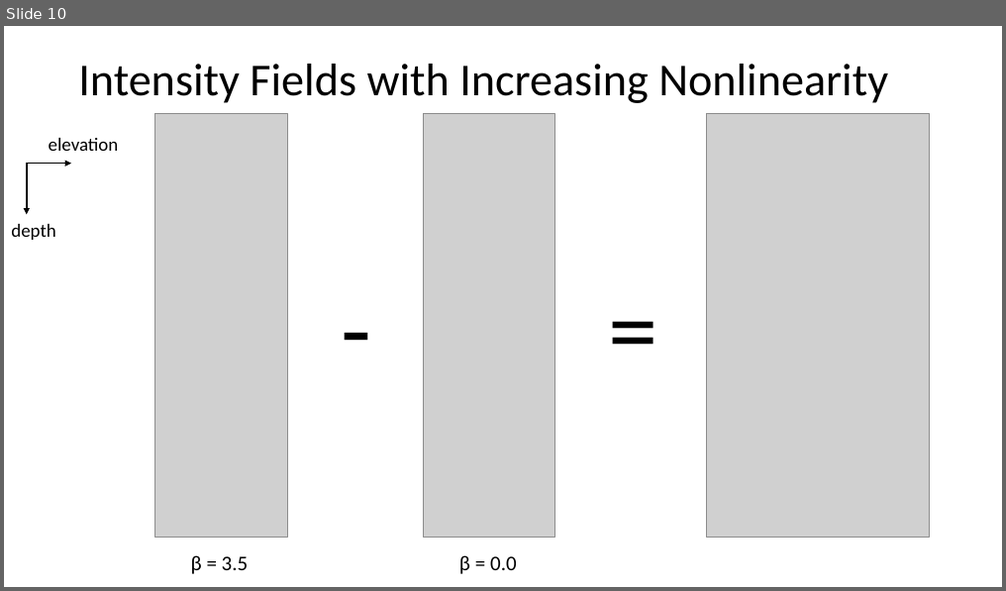
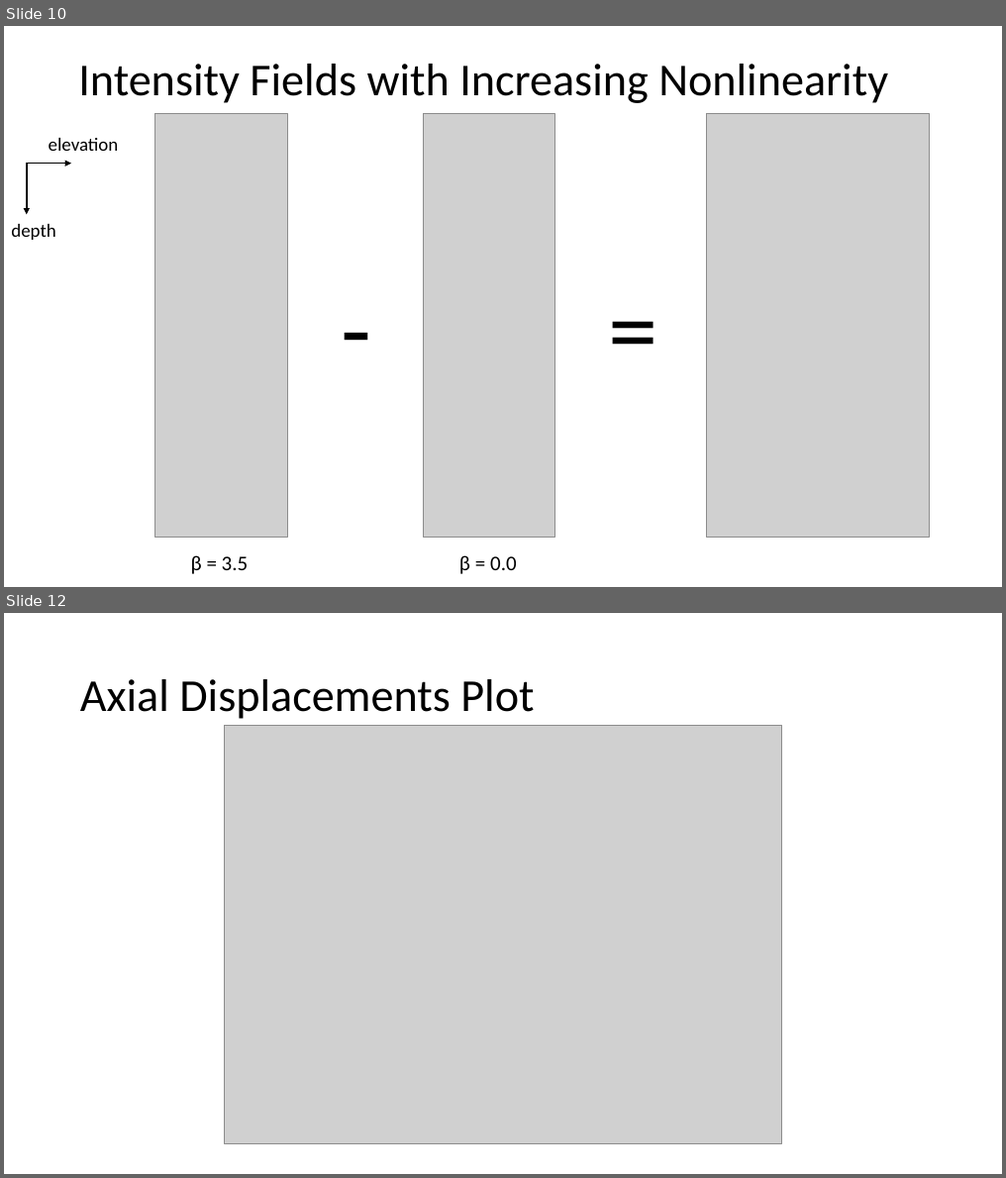
Before and after one commit to ningrui-li/nonlinear_acoustic, a slide deck: presentations/lab_meeting/lab_meeting_2015.04.24_kzk_sws.pptx. Shown one above the other, each under a label of ours: slide 10 before the commit, slides 10 and 12 after it; the slides between them are not shown. The pictures are 1006x591 and 1006x1178 pixels, drawn with LibreOffice and Linux fonts; fonts in the diff are those of the drawing; grey boxes stand for pictures. Boxes give left, top, right and bottom in pixels: in the first picture for what was removed or moved away, otherwise in the second. Text is boxed around its words. In the diff, an @@ line names an element or a change of style, - is before the commit and + after.

```diff
--- a/presentations/lab_meeting/lab_meeting_2015.04.24_kzk_sws.pptx
+++ b/presentations/lab_meeting/lab_meeting_2015.04.24_kzk_sws.pptx
@@ slide 12 added at box(4, 613, 1002, 1174), background #FFFFFF @@
@@ title added at box(80, 679, 534, 719), 44 pt, text #000000 @@
+Axial Displacements Plot
@@ picture added at box(224, 725, 782, 1144) @@
```
Also in this commit, not shown: 2 slides changed, 3 other slides added.
